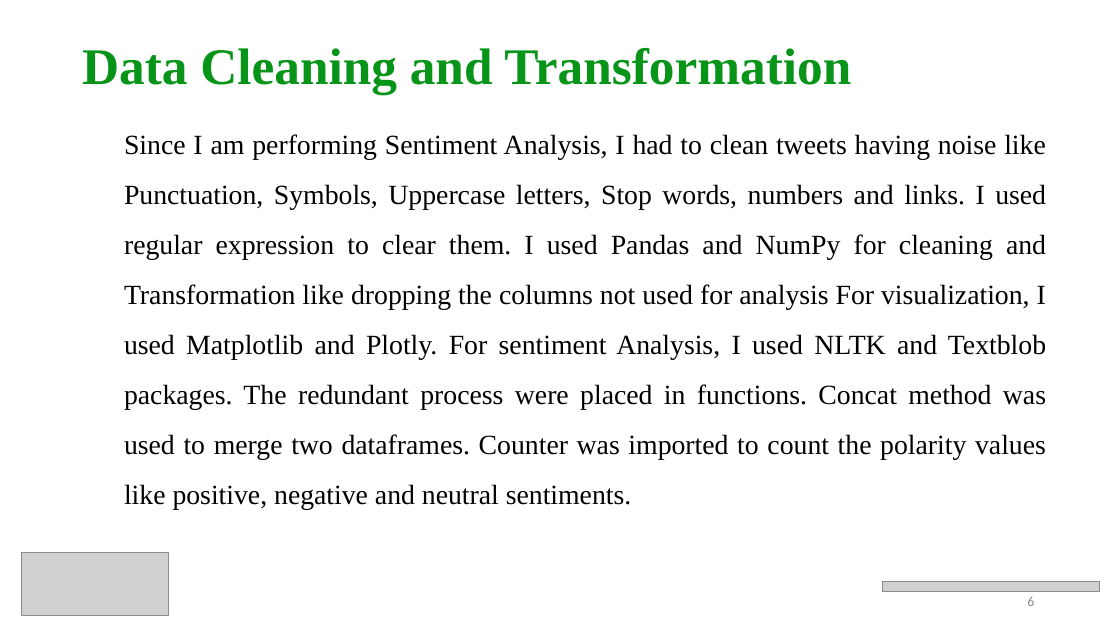
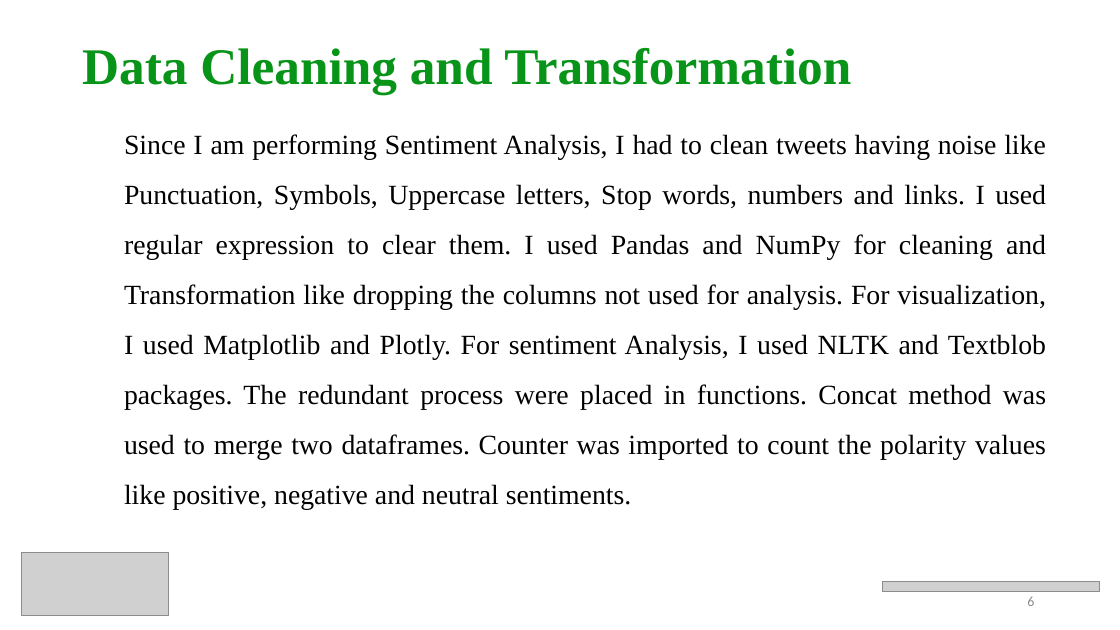
Before and after one commit to prithvikolla/Data-Visualization, a slide deck: slide 6 of Data-Visualization/Final Project/Kolla_FinalProject.pptx. Drawn at 1120x630 pixels with LibreOffice and Linux fonts; fonts in the diff are those of the drawing; grey boxes stand for pictures. Boxes give left, top, right and bottom in pixels: in the first picture for what was removed or moved away, otherwise in the second. Text is boxed around its words. In the diff, an @@ line names an element or a change of style, - is before the commit and + after.

```diff
--- a/Data-Visualization/Final Project/Kolla_FinalProject.pptx
+++ b/Data-Visualization/Final Project/Kolla_FinalProject.pptx
@@ text at (124, 134, 1046, 509): text changed @@
-  Since I am performing Sentiment Analysis, I had to clean tweets having noise like Punctuation, Symbols, Uppercase letters, Stop words, numbers and links. I used regular expression to clear them. I used Pandas and NumPy for cleaning and Transformation like dropping the columns not used for analysis For visualization, I used Matplotlib and Plotly. For sentiment Analysis, I used NLTK and Textblob packages. The redundant process were placed in functions. Concat method was used to merge two dataframes. Counter was imported to count the polarity values like positive, negative and neutral sentiments.
+  Since I am performing Sentiment Analysis, I had to clean tweets having noise like Punctuation, Symbols, Uppercase letters, Stop words, numbers and links. I used regular expression to clear them. I used Pandas and NumPy for cleaning and Transformation like dropping the columns not used for analysis. For visualization, I used Matplotlib and Plotly. For sentiment Analysis, I used NLTK and Textblob packages. The redundant process were placed in functions. Concat method was used to merge two dataframes. Counter was imported to count the polarity values like positive, negative and neutral sentiments.
```
Also in this commit, not shown: 6 other slides changed, 1 other file.
